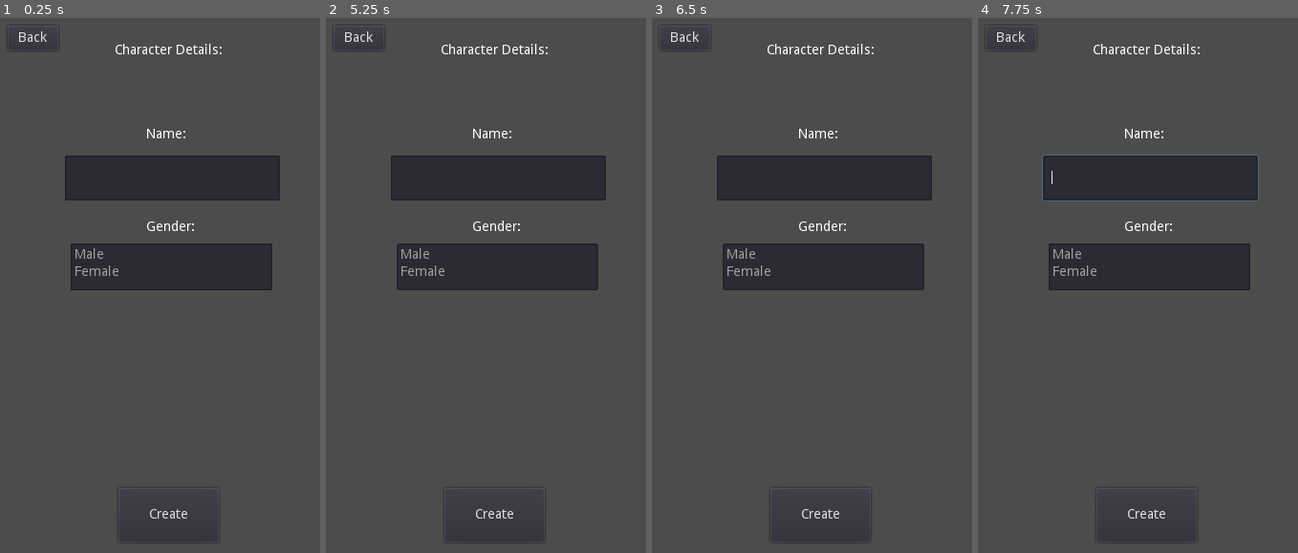
Above: before the commit, frames 1-4 (left to right).
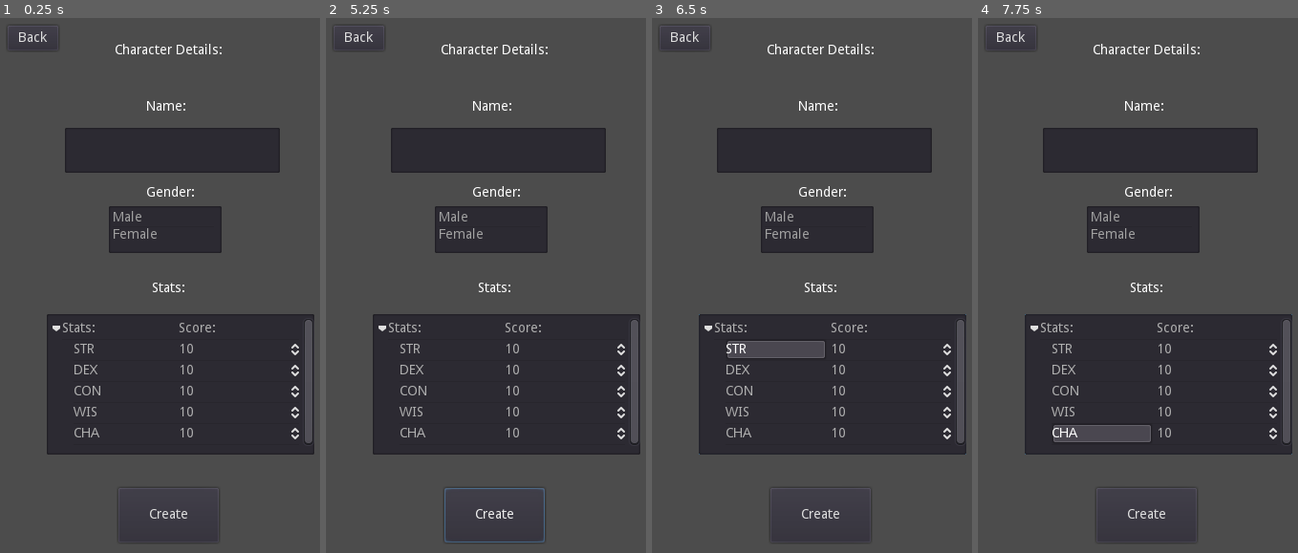
Above: after the commit, the same moments.

Repository: Bronsky91/Tavern-Talk
Game: Godot game, scene res://Scenes/CharacterCreate.tscn
Same seed, same stepped clock (60 frames per second), same inputs: the game is played once before the commit and once after it. This scene is started directly instead of the project's main scene.
Inputs (mouse positions are in pixels of both pictures, inside the frame that each line leads up to):
- Up to frame 1 (0.25 s): no input
- Up to frame 2 (5.25 s): click "Create" at 0.5 s; click "Back" at 1.25 s; click "Remove Character" at 2 s; click "New Character" at 2.75 s; click "Create" at 3.5 s; click "Create" at 4.25 s; tap Enter at 5 s; move the mouse to (572, 290) at 5.02 s; press the mouse at (572, 290) at 5.03 s
- Up to frame 3 (6.5 s): tap Space at 5.75 s; move the mouse to (754, 349) at 5.77 s; release the mouse at (754, 349) at 5.78 s; click (754, 349) at 5.85 s
- Up to frame 4 (7.75 s): tap Enter at 6.5 s; move the mouse to (1182, 183) at 6.52 s; press the mouse at (1182, 183) at 6.53 s; tap Space at 7.25 s; move the mouse to (1131, 440) at 7.27 s; release the mouse at (1131, 440) at 7.28 s; click (1131, 440) at 7.35 s

The runs differ from the first frame. In frame 1, 35% of the frame differs, in the area x 14-99%, y 15-82%; in frame 2, 35%, in the area x 14-99%, y 15-99%; in frame 3, 34%; in frame 4, 35%.
Error before the commit: Invalid operands 'String' and 'Nil' in operator '+'. (res://Scripts/CharacterCreate.gd:25)
Error after the commit: Invalid operands 'String' and 'Nil' in operator '+'. (res://Scripts/CharacterCreate.gd:78)

Commit message:
Adds character stat to creation and API model

Diff:
--- a/Tavern-Client/Scenes/CharacterCreate.tscn
+++ b/Tavern-Client/Scenes/CharacterCreate.tscn
@@ -6,6 +6,13 @@
 margin_right = 40.0
 margin_bottom = 40.0
 script = ExtResource( 1 )
+
+[node name="Title" type="Label" parent="."]
+margin_left = 121.223
+margin_top = 30.9094
+margin_right = 234.223
+margin_bottom = 44.9094
+text = "Character Details:"
 
 [node name="CreateButton" type="Button" parent="."]
 margin_left = 125.001
@@ -16,9 +23,9 @@
 
 [node name="NameLabel" type="Label" parent="."]
 margin_left = 149.839
-margin_top = 118.886
+margin_top = 90.0
 margin_right = 255.839
-margin_bottom = 155.886
+margin_bottom = 127.0
 text = " Name:"
 
 [node name="Name" type="LineEdit" parent="NameLabel"]
@@ -29,16 +36,16 @@
 
 [node name="GenderLabel" type="Label" parent="."]
 margin_left = 154.064
-margin_top = 216.366
+margin_top = 180.0
 margin_right = 269.064
-margin_bottom = 230.366
+margin_bottom = 194.0
 text = "Gender:"
 
 [node name="Gender" type="ItemList" parent="GenderLabel"]
-margin_left = -78.6367
-margin_top = 23.517
-margin_right = 132.363
-margin_bottom = 72.517
+margin_left = -39.3974
+margin_top = 20.6193
+margin_right = 78.6026
+margin_bottom = 69.6193
 
 [node name="Create" type="HTTPRequest" parent="."]
 
@@ -49,12 +56,19 @@
 margin_bottom = 38.0
 text = "Back"
 
-[node name="Label" type="Label" parent="."]
-margin_left = 121.223
-margin_top = 30.9094
-margin_right = 234.223
-margin_bottom = 44.9094
-text = "Character Details:"
+[node name="Stats" type="Label" parent="."]
+margin_left = 160.0
+margin_top = 280.0
+margin_right = 200.0
+margin_bottom = 294.0
+text = "Stats:"
+
+[node name="Tree" type="Tree" parent="Stats"]
+margin_left = -110.0
+margin_top = 34.0
+margin_right = 170.0
+margin_bottom = 181.0
+columns = 2
 [connection signal="button_up" from="CreateButton" to="." method="_on_CreateButton_button_up"]
 [connection signal="item_selected" from="GenderLabel/Gender" to="." method="_on_Gender_item_selected"]
 [connection signal="request_completed" from="Create" to="." method="_on_Create_request_completed"]
--- a/Tavern-Client/Scenes/Player.tscn
+++ b/Tavern-Client/Scenes/Player.tscn
@@ -1,9 +1,8 @@
-[gd_scene load_steps=9 format=2]
+[gd_scene load_steps=8 format=2]
 
 [ext_resource path="res://Scripts/Player.gd" type="Script" id=1]
-[ext_resource path="res://Assets/Characters/Female_Walk.png" type="Texture" id=2]
-[ext_resource path="res://Assets/Characters/Female_WalkHair_001.png" type="Texture" id=3]
-[ext_resource path="res://Resources/Animations/female_human.tres" type="Animation" id=4]
+[ext_resource path="res://Assets/Characters/Female_Idle.png" type="Texture" id=2]
+[ext_resource path="res://Resources/Animations/female_human.tres" type="Animation" id=3]
 
 [sub_resource type="CapsuleShape2D" id=1]
 radius = 12.0901
@@ -105,12 +104,10 @@
 [node name="Body" type="Sprite" parent="."]
 texture = ExtResource( 2 )
 vframes = 4
-hframes = 6
-frame = 10
+hframes = 4
 
 [node name="Hair" type="Sprite" parent="Body"]
 position = Vector2( 7.45058e-09, -1.19209e-07 )
-texture = ExtResource( 3 )
 vframes = 4
 hframes = 6
 frame = 10
--- a/Tavern-Client/Scripts/CharacterCreate.gd
+++ b/Tavern-Client/Scripts/CharacterCreate.gd
@@ -2,6 +2,15 @@
 
 onready var character_name = $NameLabel/Name
 onready var gender_list = $GenderLabel/Gender
+onready var stat_tree = $Stats/Tree
+
+# Stats tree vars
+var strength = null
+var dex = null
+var con = null
+var wis = null
+var cha = null
+
 
 var gender = ""
 
@@ -9,8 +18,46 @@
 	gender_list.add_item("Male")
 	gender_list.add_item("Female")
 
-func _on_Create_request_completed(result, response_code, headers, body):
-	print(response_code)
+	var root = stat_tree.create_item()
+	root.set_text(0, "Stats:")
+	root.set_text(1, "Score:")
+
+	strength = stat_tree.create_item(root)
+	strength.set_text(0, "STR")
+	strength.set_editable(1, true)
+	strength.set_cell_mode(1, 2)
+	strength.set_range_config ( 1, 1, 22, 1)
+	strength.set_range (1, 10)
+
+	dex = stat_tree.create_item(root)
+	dex.set_text(0, "DEX")
+	dex.set_editable(1,true)
+	dex.set_cell_mode(1, 2)
+	dex.set_range_config ( 1, 1, 22, 1)
+	dex.set_range (1, 10)
+
+	con = stat_tree.create_item(root)
+	con.set_text(0, "CON")
+	con.set_editable(1,true)
+	con.set_cell_mode(1, 2)
+	con.set_range_config ( 1, 1, 22, 1)
+	con.set_range (1, 10)
+
+	wis = stat_tree.create_item(root)
+	wis.set_text(0, "WIS")
+	wis.set_editable(1,true)
+	wis.set_cell_mode(1, 2)
+	wis.set_range_config ( 1, 1, 22, 1)
+	wis.set_range (1, 10)
+
+	cha = stat_tree.create_item(root)
+	cha.set_text(0, "CHA")
+	cha.set_editable(1,true)
+	cha.set_cell_mode(1, 2)
+	cha.set_range_config ( 1, 1, 22, 1)
+	cha.set_range (1, 10)
+
+func _on_Create_request_completed(result, response_code, headers, body):\
 	if response_code == 200:
 		get_tree().change_scene('Scenes/CharacterSelect.tscn')
 
@@ -18,10 +65,16 @@
 	var data = {
 		"characters": {
 			"name": character_name.text,
-			"gender": gender
+			"gender": gender,
+			"stats":{
+				"str": strength.get_range(1),
+				"dex": dex.get_range(1),
+				"con": con.get_range(1),
+				"wis": wis.get_range(1),
+				"cha": cha.get_range(1)
+			}
 		}
 	}
-	print(global.player_data.user_id)
 	global.make_patch_request($Create, 'users/' + global.player_data.user_id, data, false)
 
 func _on_Back_button_up():
--- a/Tavern-Client/Scripts/CharacterSelect.gd
+++ b/Tavern-Client/Scripts/CharacterSelect.gd
@@ -4,12 +4,7 @@
 onready var character_list = $Characters
 
 var character_list_data = []
-var selected_character = {
-	'id': null,
-	'name': null,
-	'gender': null,
-	## More stats
-	}
+var selected_character = {}
 
 func _ready():
 	make_get_request(global.api_url + 'users/' + global.player_data.user_id, false)
@@ -43,9 +38,9 @@
 
 func _on_Remove_button_up():
 	var headers = ["Content-Type: application/json"]
-	var data = {"_id": selected_character.id}
+	var data = {"_id": selected_character._id}
 	var query = JSON.print(data)
-	global.make_patch_request($CharacterFetch, 'users/' + global.user_id + '/character_remove', query, false)
+	global.make_patch_request($CharacterFetch, 'users/' + global.player_data.user_id + '/character_remove', query, false)
 
 func _on_JoinButton_button_up():
 	global.player_data.character = selected_character
Binary file changed: Tavern-Client/Assets/Characters/Female_Idle.png
Not shown: 1 places in Tavern-Client/Scenes/Player.tscn that only renumber resources
Not shown, changed: Tavern-API/src/controllers/userController.js
Not shown, changed: Tavern-API/src/models/userModel.js
